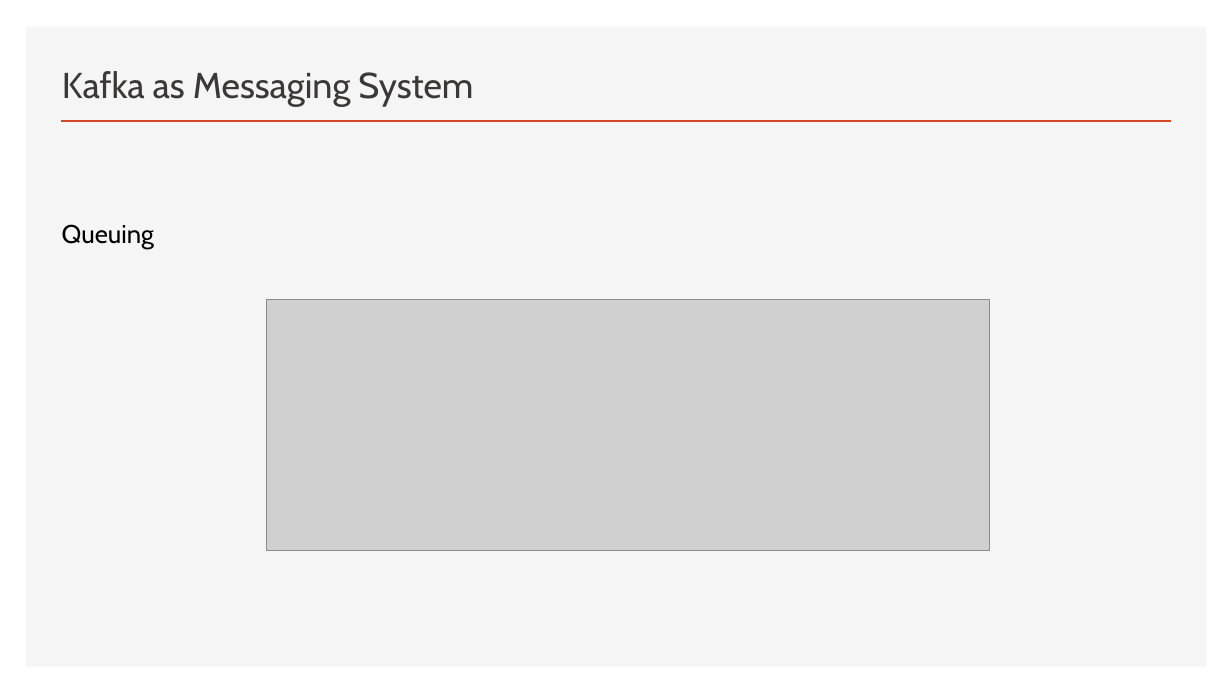
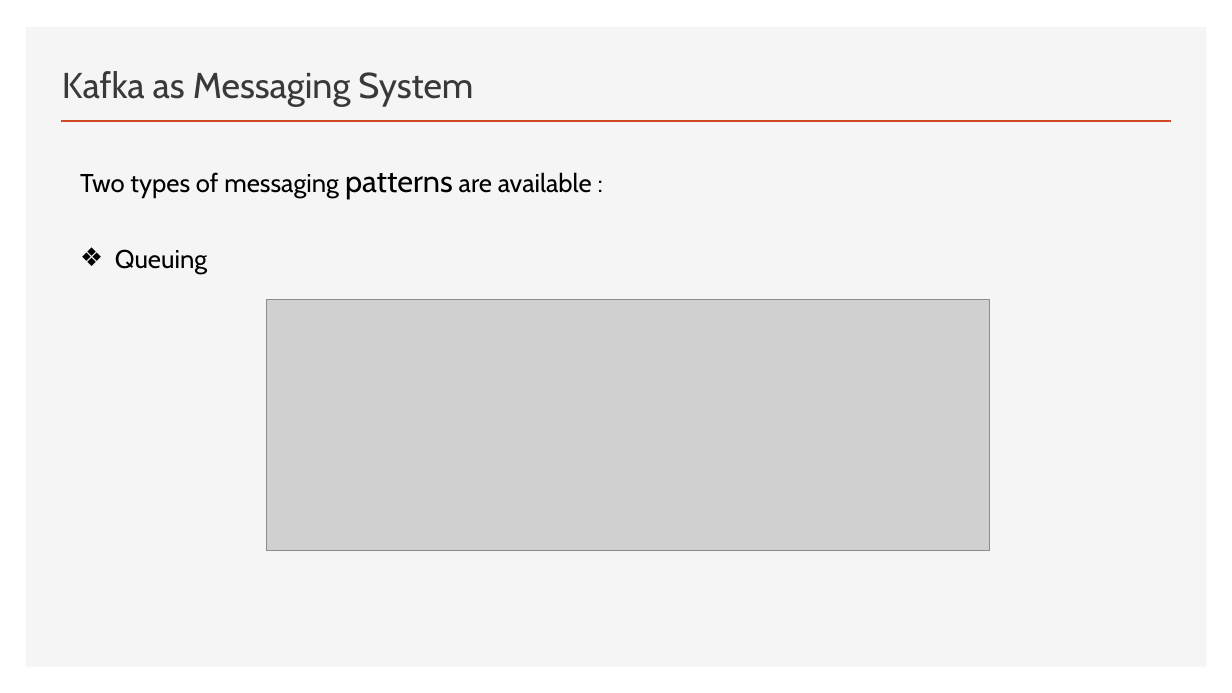
Before and after one commit to FITE-5thYear/DS-Mini-Presentation, a slide deck: slide 16 of Kafka.pptx (slide 26 before the commit). Drawn at 1232x693 pixels with LibreOffice and Linux fonts; fonts in the diff are those of the drawing; grey boxes stand for pictures. Boxes give left, top, right and bottom in pixels: in the first picture for what was removed or moved away, otherwise in the second. Text is boxed around its words. In the diff, an @@ line names an element or a change of style, - is before the commit and + after.

```diff
--- a/Kafka.pptx
+++ b/Kafka.pptx
@@ text added at [80, 172, 592, 199], 20 pt, text #000000 @@
+Two types of messaging patterns are available :
@@ text "Queuing": place and size @@
-text "Queuing" at [62, 224, 154, 248]
+text "Queuing" at [115, 249, 207, 274]
@@ text "Queuing" at [115, 249, 207, 274]: bullet none to ❖ @@
```
Also in this commit, not shown: 10 other slides changed, 3 slides added, 12 slides removed, 1 other file.
